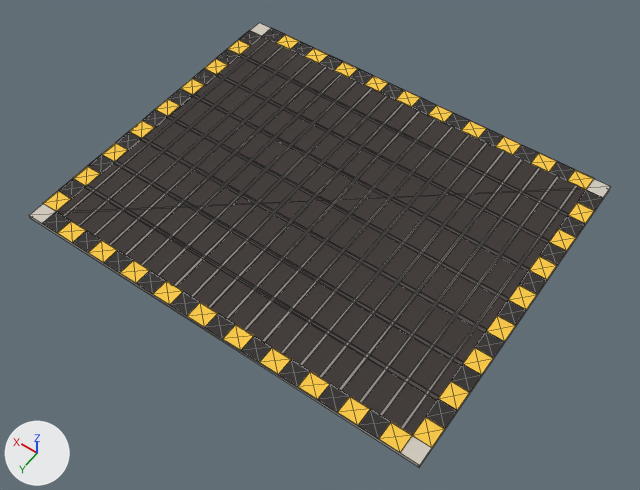
An edit to the glTF model models/world/grain_pit.glb, drawn before and after from the same camera.
Both versions are drawn from a 50 mm camera at (-8.1, 11.49, 16.31) aimed at (-0.4, 0.72, -0.62). The lights are fixed; the arrows at lower left show +X, +Y and +Z. The first picture is the older version. Mesh edges are drawn as thin lines. Vertices at exactly the same position are counted once.

Names of what the first picture shows: 'grain_pit'.
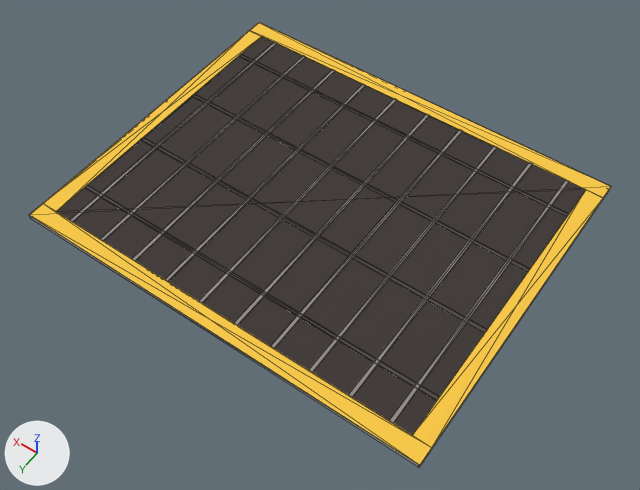
Patch to the scene script:
```diff
--- a/models/world/grain_pit.glb.py
+++ b/models/world/grain_pit.glb.py
@@ me_grain_pit @@
 # used by ob_grain_pit; location = (0.0, 0.0, 0.0)
-me_grain_pit.from_pydata(...)  # 528 vertices, 1212 faces; spans x -5.45..5.45, y -4.45..4.45, z -0.05..0.09
+me_grain_pit.from_pydata(...)  # 148 vertices, 240 faces; spans x -5.45..5.45, y -4.45..4.45, z -0.05..0.09
+# me_grain_pit part 1: the loose piece of 8 vertices spanning x -4.79..-4.71, y -4.0..4.0, z 0.06..0.09 is moved by (0.25, 0.0, 0.0)
+# me_grain_pit part 2: the loose piece of 8 vertices spanning x -3.79..-3.71, y -4.0..4.0, z 0.06..0.09 is moved by (0.25, 0.0, 0.0)
+# me_grain_pit part 3: the loose piece of 8 vertices spanning x -2.79..-2.71, y -4.0..4.0, z 0.06..0.09 is moved by (0.25, 0.0, 0.0)
+# me_grain_pit part 4: the loose piece of 8 vertices spanning x -1.79..-1.71, y -4.0..4.0, z 0.06..0.09 is moved by (0.25, 0.0, 0.0)
+# me_grain_pit part 5: the loose piece of 8 vertices spanning x -0.79..-0.71, y -4.0..4.0, z 0.06..0.09 is moved by (0.25, 0.0, 0.0)
+# me_grain_pit part 6: the loose piece of 8 vertices spanning x 0.71..0.79, y -4.0..4.0, z 0.06..0.09 is moved by (-0.25, 0.0, 0.0)
+# me_grain_pit part 7: the loose piece of 8 vertices spanning x 1.21..1.29, y -4.0..4.0, z 0.06..0.09 is moved by (0.25, 0.0, 0.0)
+# me_grain_pit part 8: the loose piece of 8 vertices spanning x 2.21..2.29, y -4.0..4.0, z 0.06..0.09 is moved by (0.25, 0.0, 0.0)
+# me_grain_pit part 9: the loose piece of 8 vertices spanning x 3.21..3.29, y -4.0..4.0, z 0.06..0.09 is moved by (0.25, 0.0, 0.0)
+# me_grain_pit part 10: the loose piece of 8 vertices spanning x 4.21..4.29, y -4.0..4.0, z 0.06..0.09 is moved by (0.25, 0.0, 0.0)
+# me_grain_pit part 11: 13 loose pieces with 104 vertices, spanning x -5.0..5.0, y -4.0..4.0, z 0.06..0.09, are deleted
+# me_grain_pit part 12: 280 vertices removed from x -5.45..5.45, y -4.45..4.45, z 0.06..0.08; 4 vertices added at x -5.45..5.45, y -4.45..4.45, z 0.08
 me_grain_pit.materials.append(mat_atlas)
```

Where the change shows, as pixel boxes (x1, y1, x2, y2) in the pictures (640 x 490 px; the box of a moved part takes in the faces that stretch with it):
'grain_pit', reshaped: before (29, 23, 611, 467); after (29, 22, 611, 467)
part 1 of me_grain_pit, moved or reshaped: before (400, 184, 578, 430); after (389, 180, 569, 423)
part 2 of me_grain_pit, moved or reshaped: before (359, 167, 541, 403); after (348, 163, 533, 397)
part 3 of me_grain_pit, moved or reshaped: before (319, 150, 506, 378); after (309, 146, 497, 373)
part 4 of me_grain_pit, moved or reshaped: before (281, 134, 471, 354); after (271, 129, 463, 348)
part 5 of me_grain_pit, moved or reshaped: before (244, 118, 437, 331); after (234, 114, 429, 325)
part 6 of me_grain_pit, moved or reshaped: before (190, 95, 389, 297); after (199, 99, 397, 303)
part 7 of me_grain_pit, moved or reshaped: before (174, 88, 373, 287); after (165, 84, 366, 282)
part 8 of me_grain_pit, moved or reshaped: before (141, 73, 343, 266); after (132, 69, 335, 261)
part 9 of me_grain_pit, moved or reshaped: before (109, 59, 313, 246); after (101, 56, 306, 241)
part 10 of me_grain_pit, moved or reshaped: before (77, 46, 284, 226); after (70, 42, 277, 222)
part 11 of me_grain_pit, deleted: before (63, 39, 559, 416)
part 12 of me_grain_pit, built on: before (42, 28, 603, 452); after (29, 22, 611, 465)
